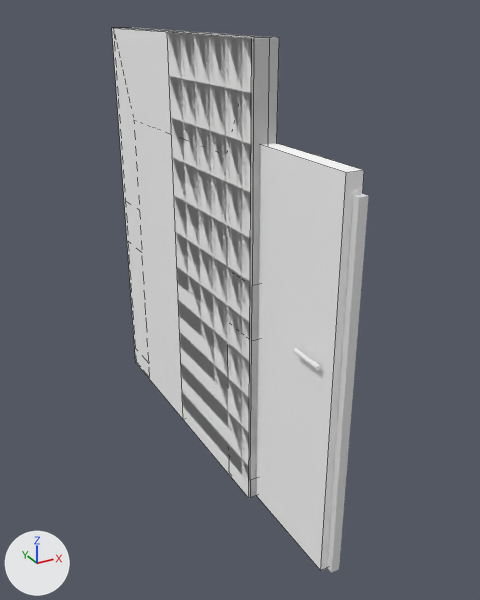
Two versions of the FBX model ECOE sim/Assets/Art/Environment/Modular/Modular.fbx, one commit apart.
Before and after are seen from a 50 mm camera at (-1.81, -2.9, 2.83) aimed at (0.04, 0.46, 1.15). Lighting does not change. The marker at lower left points along +X, +Y and +Z. The first picture is the older version. Mesh edges are drawn as thin lines on the coarser meshes. Where no turn or scale is listed for an object, it has been applied to the vertices.

Objects in the first picture: 'ClinicDoor.001', 'ClinicWallInterior', 'ClinicWallInteriorHalf', 'DoorClinic' and 1 more.
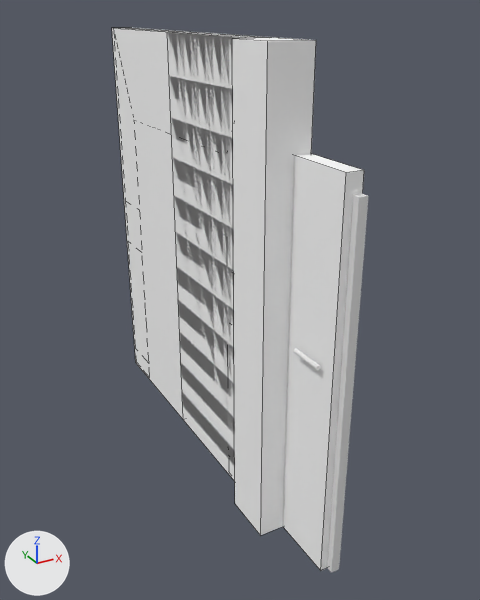
Boxes [x1, y1, x2, y2] around the edits, measured in the pictures (480 x 600 px):
'Column', added
    after: [232, 38, 316, 536]

What changed in the scene script:
```text
Add me_mesh_014:
    me_mesh_014.from_pydata([(-0.25, 0.0, 0.0), (-0.25, -0.31, 0.0), (0.0, -0.31, 0.0), (0.0, 0.0, 0.0), (0.0, 0.01, 2.7), (0.0, -0.31, 2.7), (-0.25, -0.31, 2.7), (-0.25, 0.01, 2.7)], [], [(4, 7, 6, 5), (3, 4, 5, 2), (7, 0, 1, 6), (5, 6, 1, 2), (7, 4, 3, 0)])
    me_mesh_014.materials.append(mat_frontcolor)  # white #ffffff
Add ob_column:
    ob_column = bpy.data.objects.new('Column', me_mesh_014)
    ob_column.location = (0.0, 0.0, 0.0)
```
